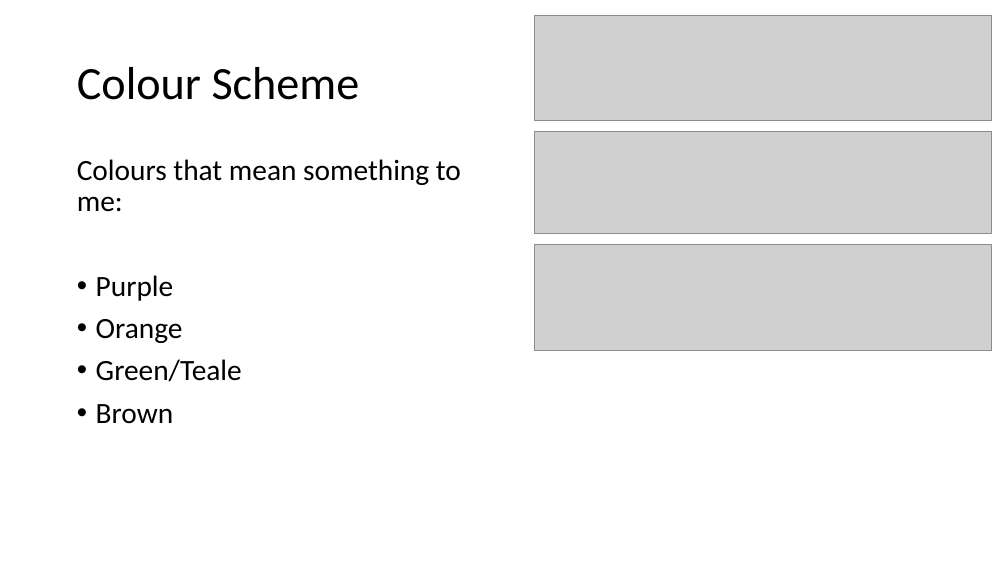
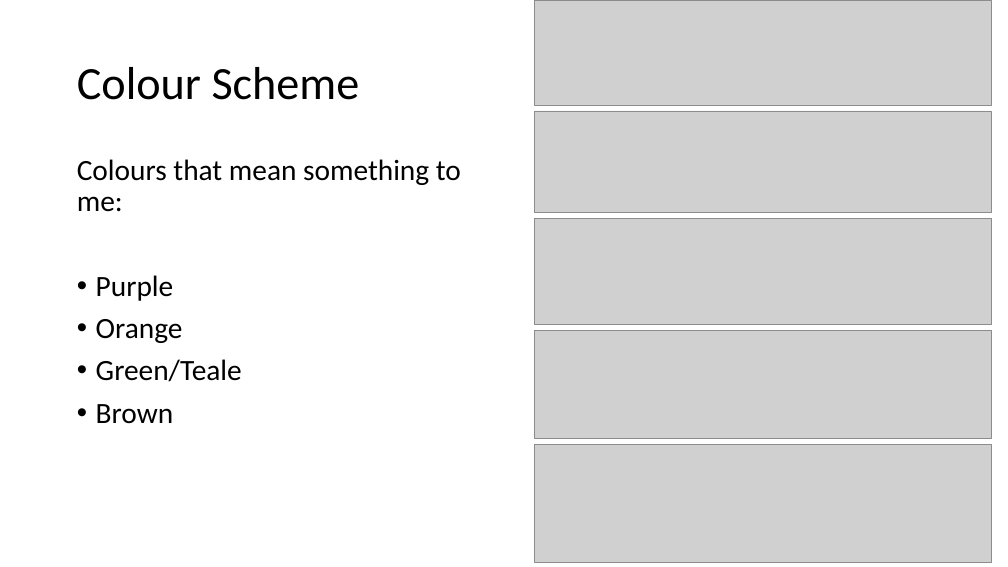
Before and after one commit to RandumbFluke/Design_Enterprise, a slide deck: slide 8 of CV/CV Planning.pptx. Drawn at 1008x567 pixels with LibreOffice and Linux fonts; fonts in the diff are those of the drawing; grey boxes stand for pictures. Boxes give left, top, right and bottom in pixels: in the first picture for what was removed or moved away, otherwise in the second. Text is boxed around its words. In the diff, an @@ line names an element or a change of style, - is before the commit and + after.

```diff
--- a/CV/CV Planning.pptx
+++ b/CV/CV Planning.pptx
@@ picture moved from (x1=535, y1=16, x2=991, y2=121) to (x1=535, y1=0, x2=991, y2=105) @@
@@ picture moved from (x1=535, y1=132, x2=991, y2=234) to (x1=535, y1=111, x2=991, y2=213) @@
@@ picture moved from (x1=535, y1=244, x2=991, y2=350) to (x1=535, y1=219, x2=991, y2=324) @@
@@ picture added at (x1=535, y1=330, x2=991, y2=439) @@
@@ picture added at (x1=535, y1=445, x2=991, y2=563) @@
```
Also in this commit, not shown: 1 other slide changed, 4 slides added, 1 slide removed, 9 other files.
